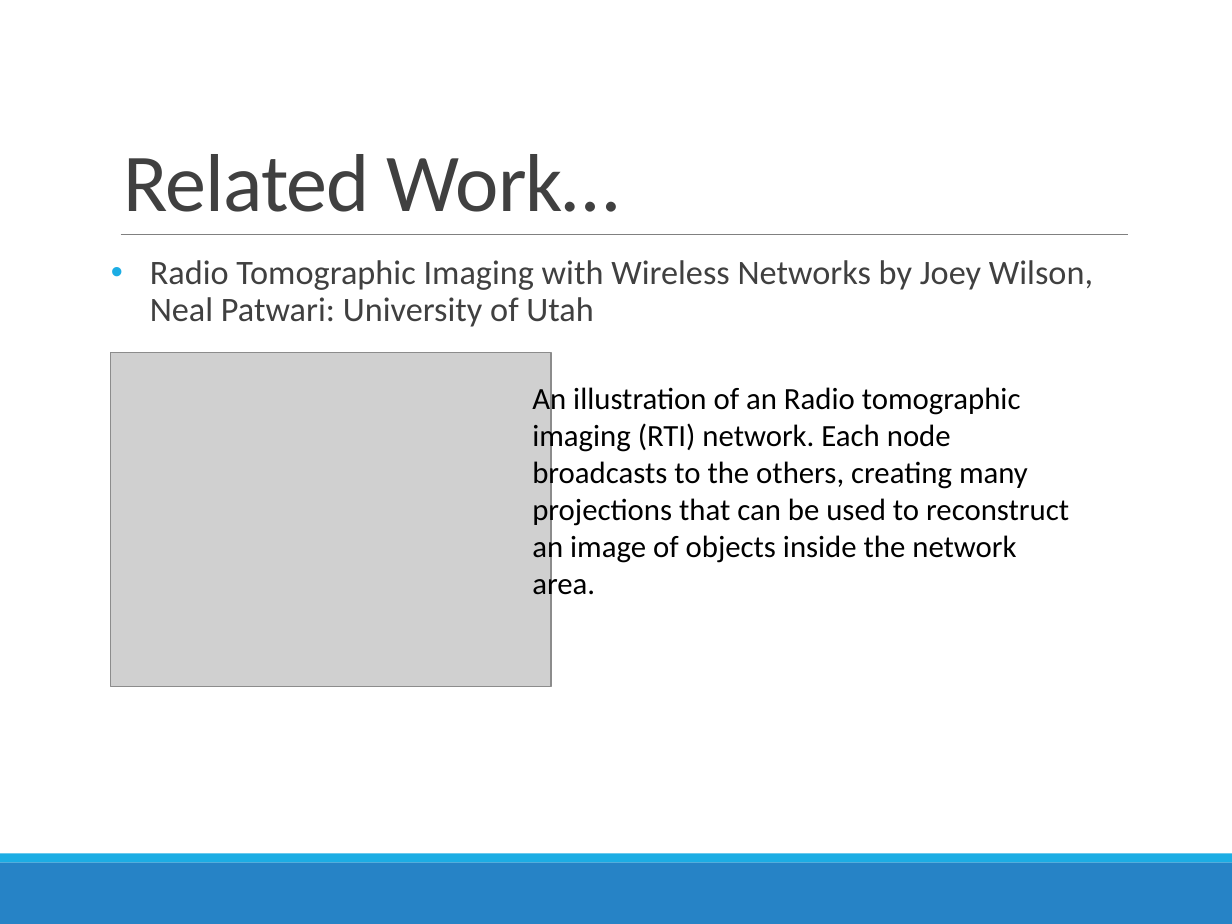
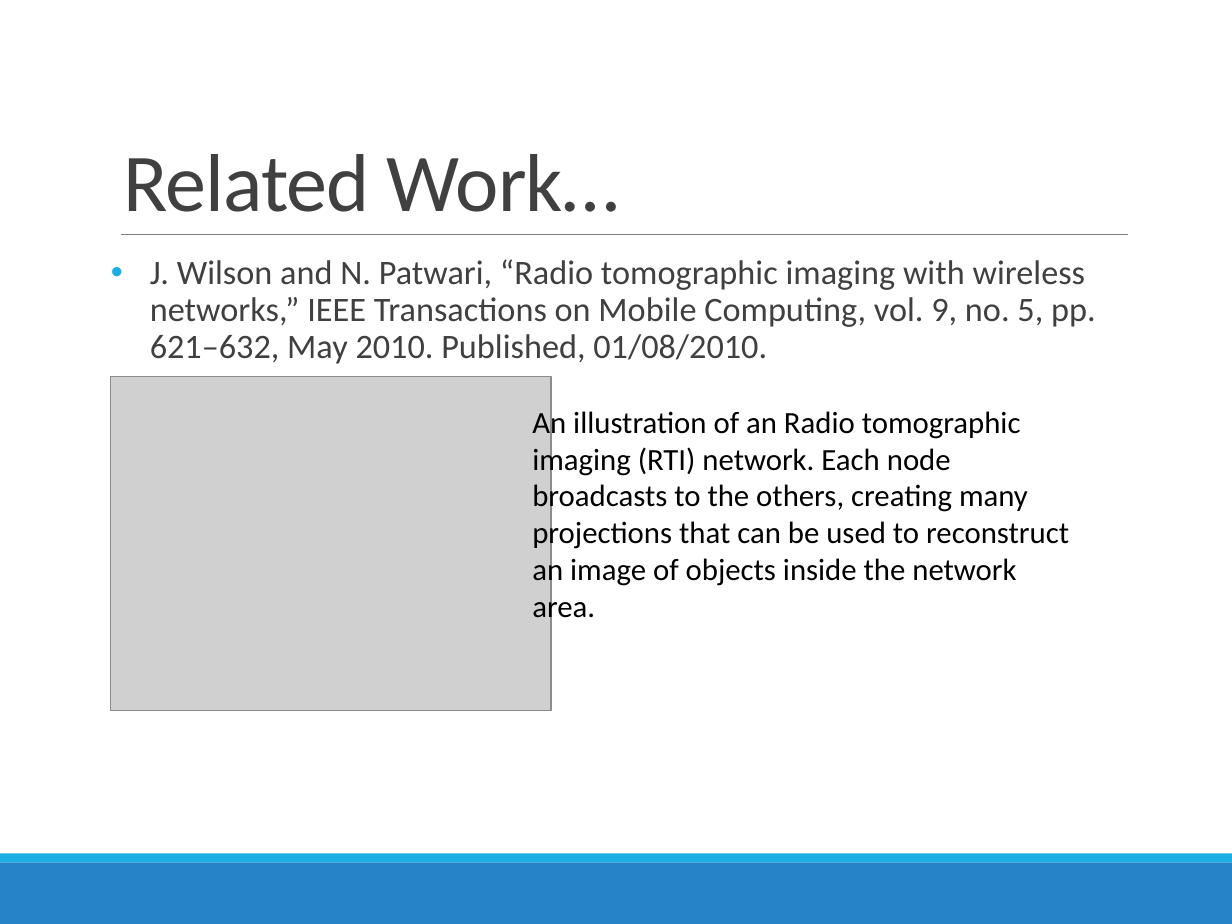
Before and after one commit to jithendra89/research, a slide deck: slide 3 of presentations/Privacy and security implications on Wireless- project proposal - Copy.pptx. Drawn at 1232x924 pixels with LibreOffice and Linux fonts; fonts in the diff are those of the drawing; grey boxes stand for pictures. Boxes give left, top, right and bottom in pixels: in the first picture for what was removed or moved away, otherwise in the second. Text is boxed around its words. In the diff, an @@ line names an element or a change of style, - is before the commit and + after.

```diff
--- a/presentations/Privacy and security implications on Wireless- project proposal - Copy.pptx
+++ b/presentations/Privacy and security implications on Wireless- project proposal - Copy.pptx
@@ text at box(150, 259, 1096, 364): text changed @@
-• Radio Tomographic Imaging with Wireless Networks by Joey Wilson, Neal Patwari: University of Utah
+• J. Wilson and N. Patwari, “Radio tomographic imaging with wireless networks,” IEEE Transactions on Mobile Computing, vol. 9, no. 5, pp. 621–632, May 2010. Published, 01/08/2010.
@@ picture: place and size @@
-picture at box(111, 352, 551, 686)
+picture at box(111, 376, 551, 710)
@@ text "An illustration of an Radio ...": place and size @@
-text "An illustration of an Radio ..." at box(532, 383, 1069, 602)
+text "An illustration of an Radio ..." at box(532, 407, 1069, 626)
```
Also in this commit, not shown: 8 other files.
